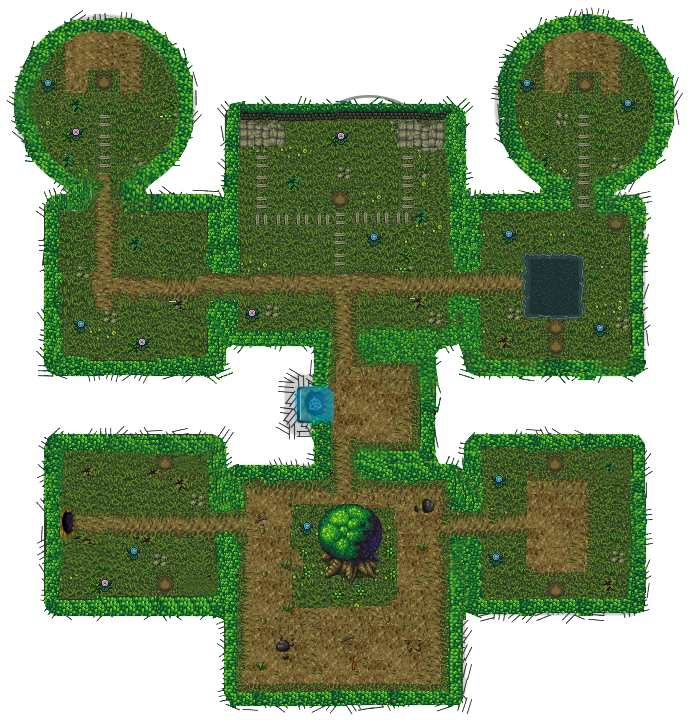
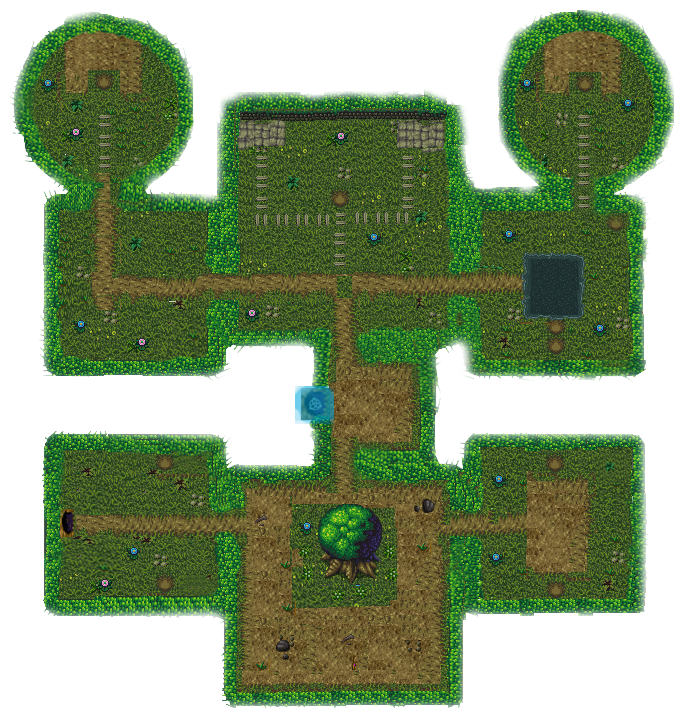
Layer changes from the first w=690, h=720 image to the second:
added layer "Capa 28" above "Capa 27" over [337, 276, 352, 298]
moved "Capa 27" above "Capa 26", painted on it over [6, 14, 674, 708]
added layer "Capa 26" above "Capa 25" over [618, 332, 633, 354]
added layer "Capa 25" above "Capa 3 copia 4" over [610, 280, 625, 302]
painted on "Capa 3 copia 4" over [7, 10, 674, 708]
removed layer "Elipse 1" (was 44%) over [291, 95, 447, 237]
hid "Capa 1", painted on it over [6, 7, 683, 715]
